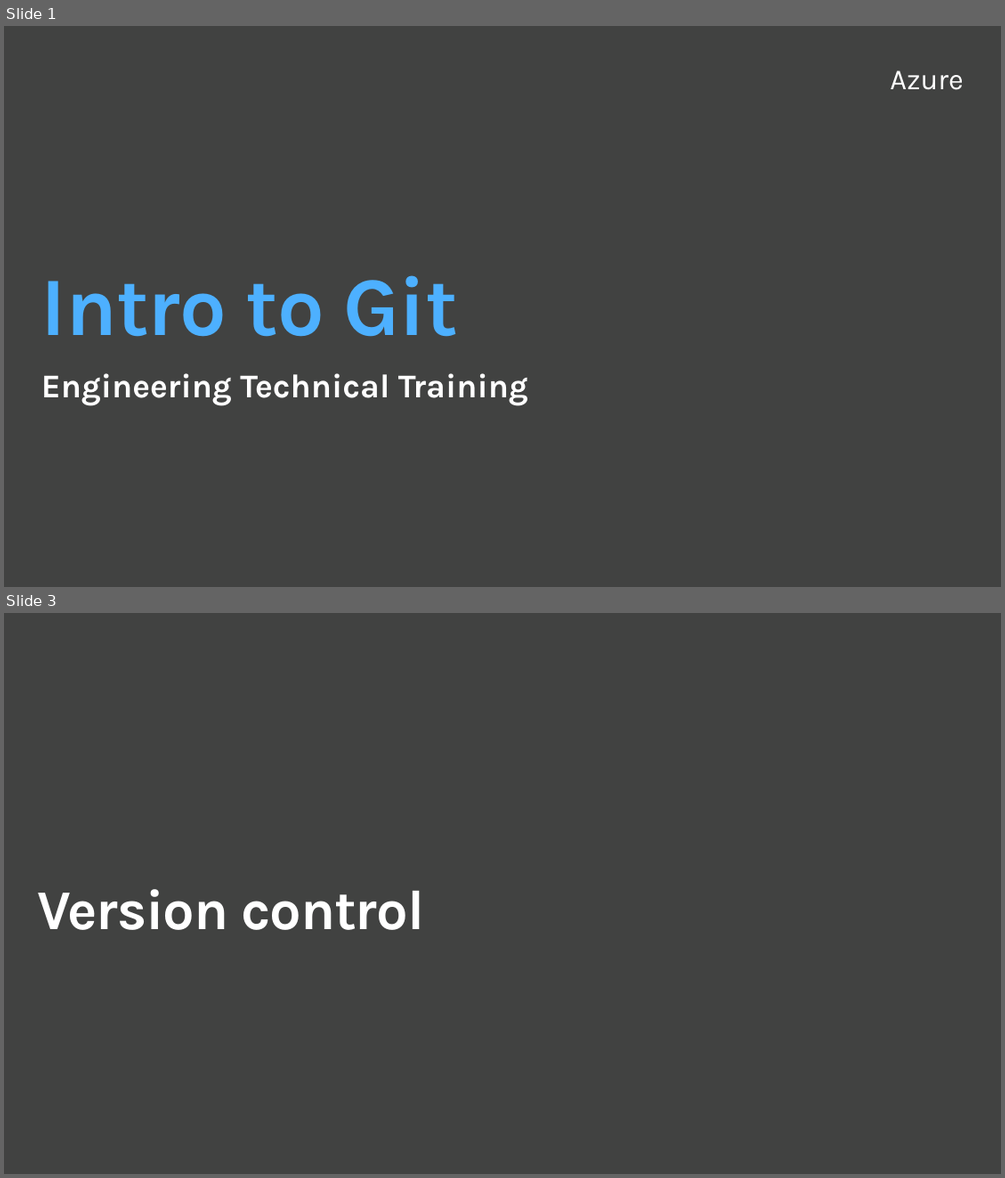
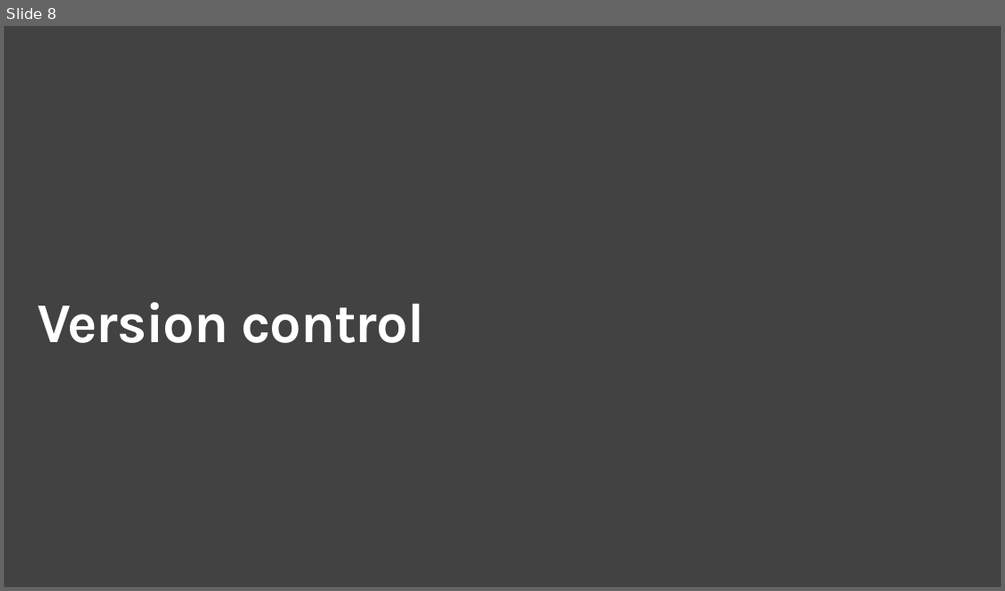
Before and after one commit to joelbyford/gitCrashCourse, a slide deck: GitIntro.pptx. Shown one above the other, each under a label of ours: slides 1 and 3 before the commit, slide 8 after it; the slides between them are not shown. The pictures are 1005x1178 and 1005x591 pixels, drawn with LibreOffice and Linux fonts; fonts in the diff are those of the drawing; background and template pictures are left out. Boxes give left, top, right and bottom in pixels: in the first picture for what was removed or moved away, otherwise in the second. Text is boxed around its words. In the diff, an @@ line names an element or a change of style, - is before the commit and + after.

```diff
--- a/GitIntro.pptx
+++ b/GitIntro.pptx
@@ slide 1 removed at (4,26,1001,587), background #414241 @@
@@ text removed at (890,70,963,90) @@
-Azure
@@ title removed at (41,275,458,337) @@
-Intro to Git
@@ text removed at (41,373,528,406) @@
-Engineering Technical Training
@@ what was slide 3 is now slide 8 @@
```
Also in this commit, not shown: 1 slide changed, 6 slides added, 4 other files.
